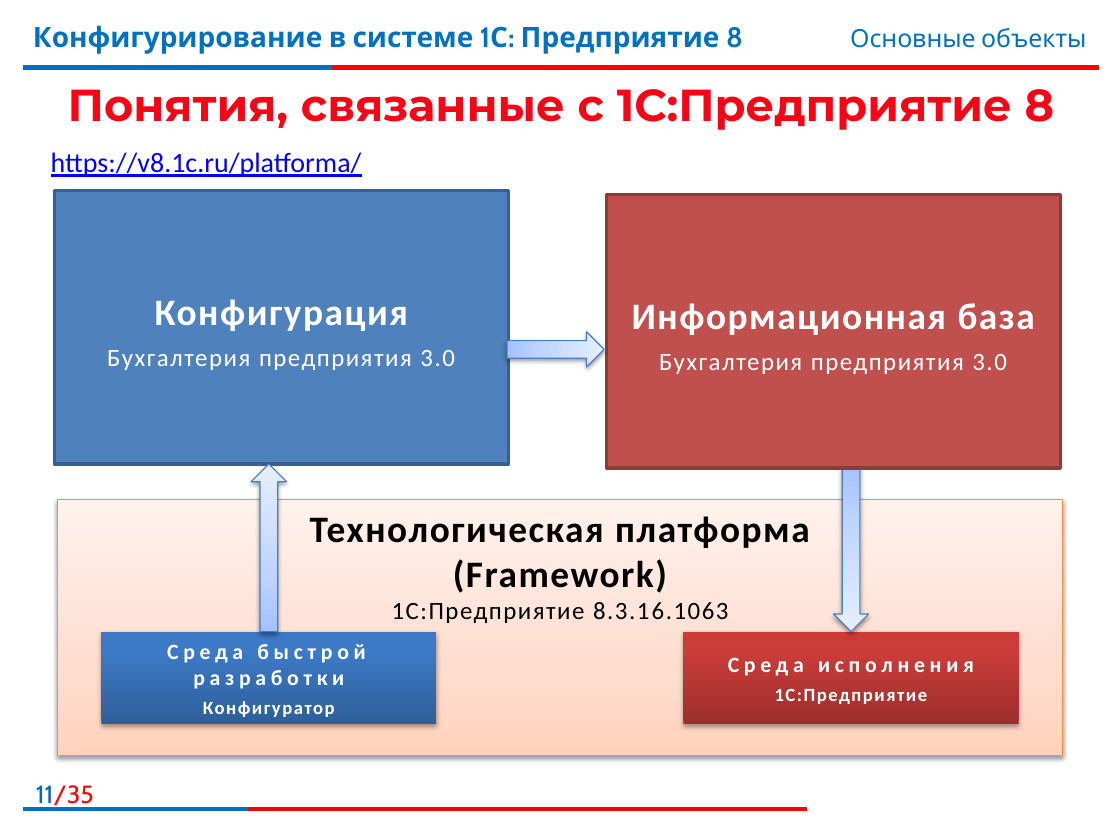
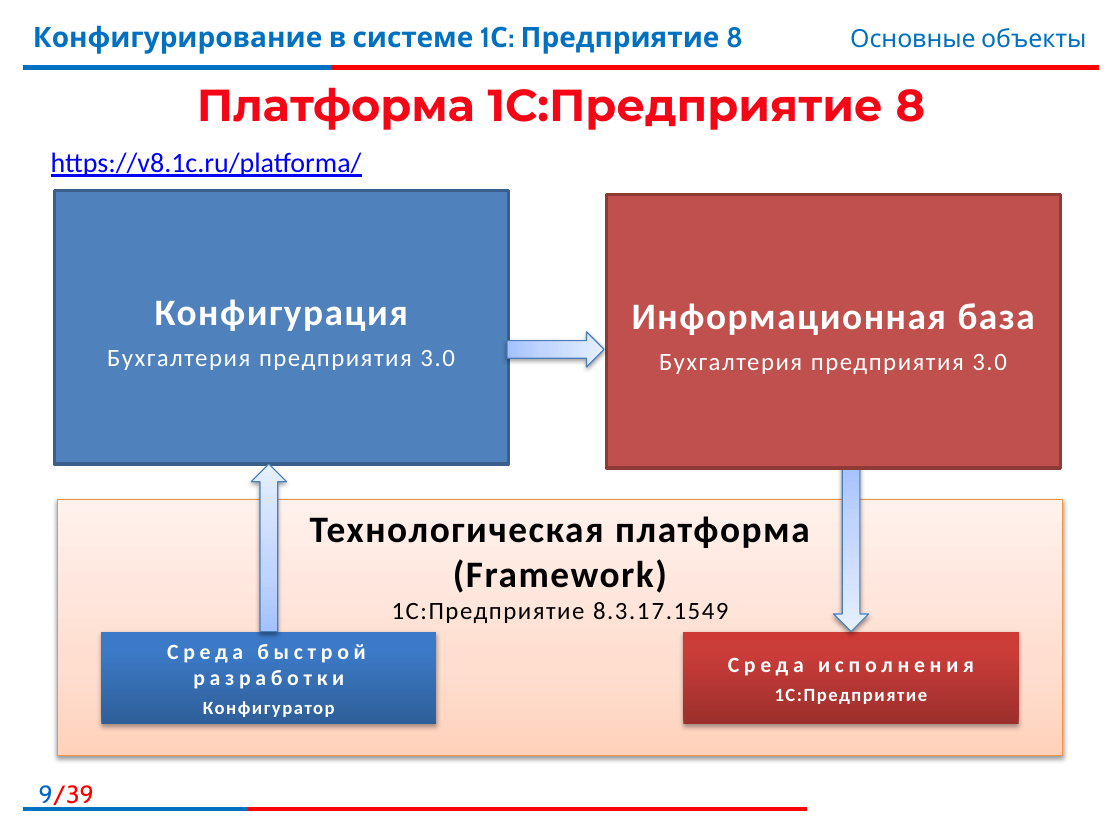
Before and after one commit to bestteacher-1c/documents_compl_kurs, a slide deck: slide 9 of Занятие_01/Иллюстрации1.pptx (slide 11 before the commit). Drawn at 1120x840 pixels with LibreOffice and Linux fonts; fonts in the diff are those of the drawing; background and template pictures are left out. Boxes give left, top, right and bottom in pixels: in the first picture for what was removed or moved away, otherwise in the second. Text is boxed around its words. In the diff, an @@ line names an element or a change of style, - is before the commit and + after.

```diff
--- a/Занятие_01/Иллюстрации1.pptx
+++ b/Занятие_01/Иллюстрации1.pptx
@@ title at [197,87,926,130]: text changed @@
-Понятия, связанные с 1С:Предприятие 8
+Платформа 1С:Предприятие 8
@@ text in rectangle at [392,602,728,623]: text changed @@
-1С:Предприятие 8.3.16.1063
+1С:Предприятие 8.3.17.1549
@@ page number at [39,785,94,808]: text changed @@
-11/35
+9/39
```
Also in this commit, not shown: 5 other slides changed, 13 slides added, 9 slides removed, 13 other files.
